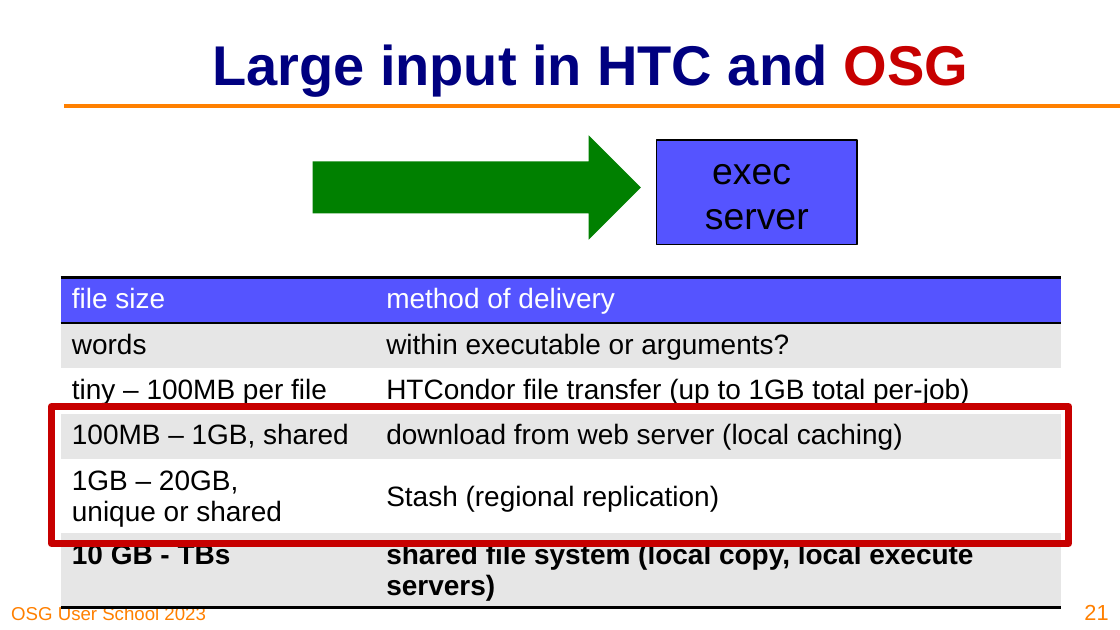
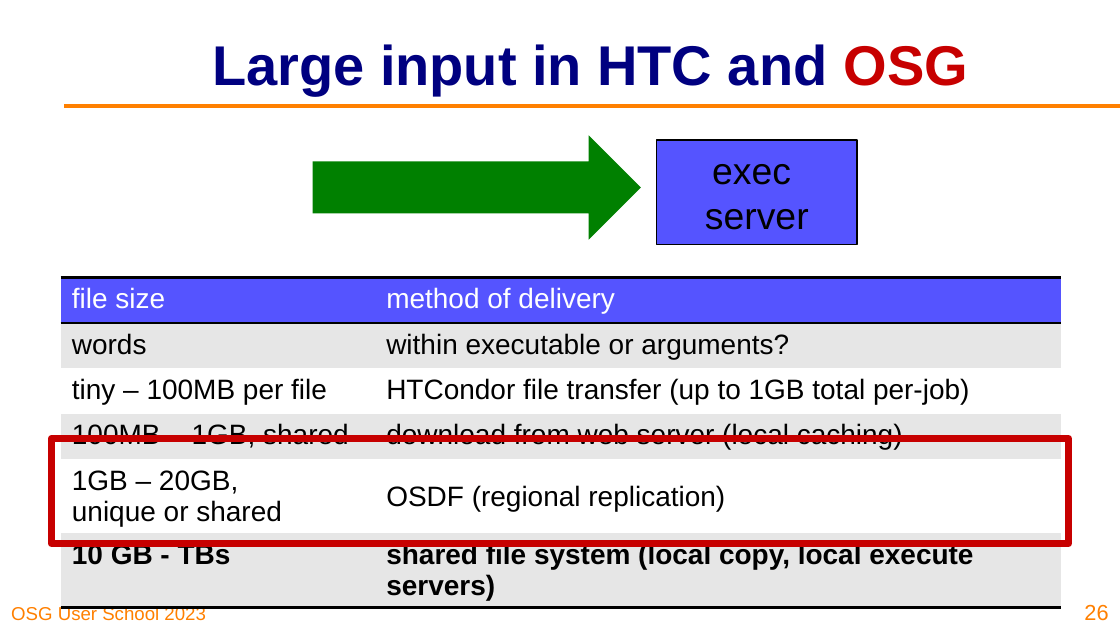
Before and after one commit to osg-htc/user-school-2023, a slide deck: slide 26 of docs/materials/data/files/osgus23-data.pptx (slide 21 before the commit). Drawn at 1120x630 pixels with LibreOffice and Linux fonts; fonts in the diff are those of the drawing; background and template pictures are left out. Boxes give left, top, right and bottom in pixels: in the first picture for what was removed or moved away, otherwise in the second. Text is boxed around its words. In the diff, an @@ line names an element or a change of style, - is before the commit and + after.

```diff
--- a/docs/materials/data/files/osgus23-data.pptx
+++ b/docs/materials/data/files/osgus23-data.pptx
@@ table at (x1=60, y1=278, x2=1061, y2=630) @@
-row 5, column 2: Stash (regional replication)
+row 5, column 2: OSDF (regional replication)
@@ rectangle resized from (x1=52, y1=407, x2=1068, y2=543) to (x1=52, y1=439, x2=1068, y2=544) @@
@@ page number at (x1=1084, y1=604, x2=1108, y2=621): text changed @@
-21
+26
```
Also in this commit, not shown: 15 other slides changed, 15 slides added, 11 slides removed, 1 other file.
